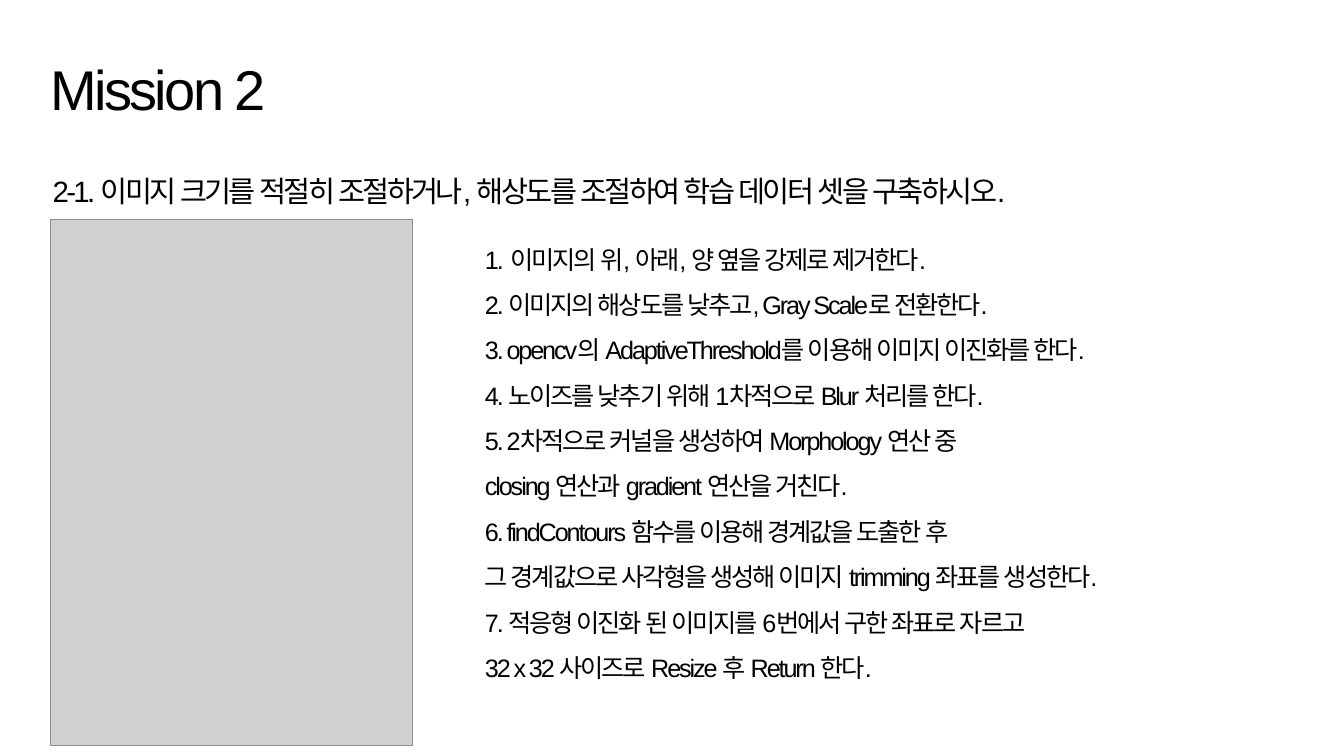
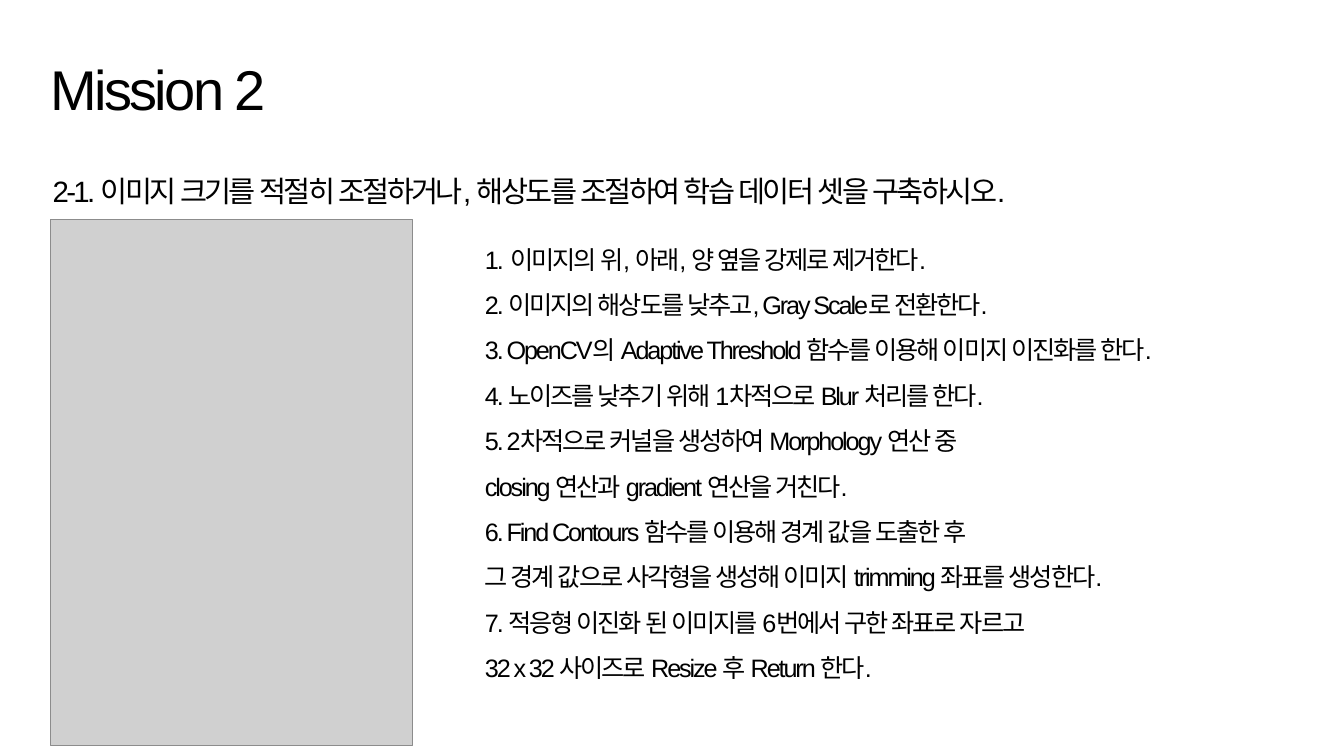
Before and after one commit to suk-6/22-dcc, a slide deck: slide 9 of 춘식이 발표자료.pptx (slide 4 before the commit). Drawn at 1344x756 pixels with LibreOffice and Linux fonts; fonts in the diff are those of the drawing; grey boxes stand for pictures; background and template pictures are left out. Boxes give left, top, right and bottom in pixels: in the first picture for what was removed or moved away, otherwise in the second. Text is boxed around its words. In the diff, an @@ line names an element or a change of style, - is before the commit and + after.

```diff
--- a/춘식이 발표자료.pptx
+++ b/춘식이 발표자료.pptx
@@ text at <box>485,338,1151,365</box>: text changed @@
-3. opencv의 AdaptiveThreshold를 이용해 이미지 이진화를 한다.
+3. OpenCV의 Adaptive Threshold 함수를 이용해 이미지 이진화를 한다.
@@ text at <box>485,520,1102,592</box>: text changed @@
-6. findContours 함수를 이용해 경계값을 도출한 후
-그 경계값으로 사각형을 생성해 이미지 trimming 좌표를 생성한다.
+6. Find Contours 함수를 이용해 경계 값을 도출한 후
+그 경계 값으로 사각형을 생성해 이미지 trimming 좌표를 생성한다.
```
Also in this commit, not shown: 9 other slides changed.
